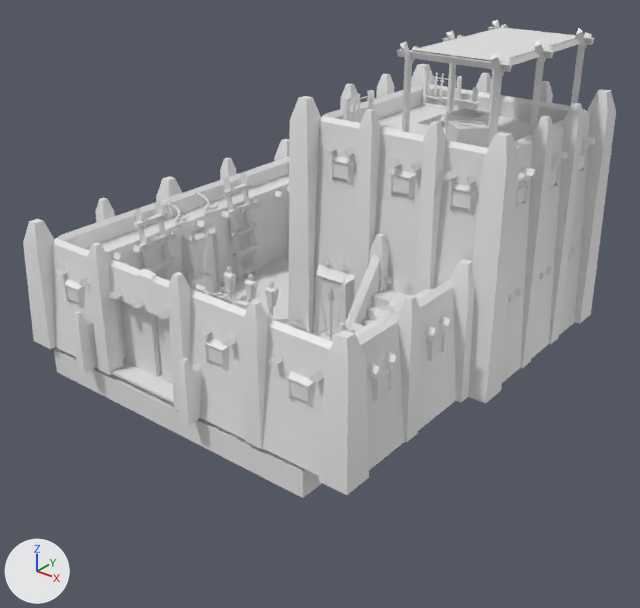
The COLLADA model art/meshes/structural/mande/fortress.dae: old version first, new version second.
The view is the same before and after, from a 50 mm camera at (30.3, -38.3, 25.2) aimed at (1.1, -1.7, 2.6). Lighting does not change. The marker at lower left points along +X, +Y and +Z. The first picture is the older version.

The first picture shows 'fortress'.
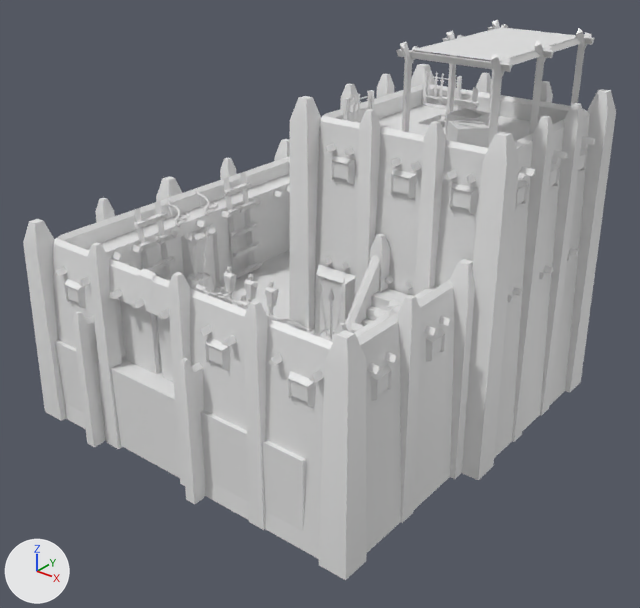
The change, as a diff of the scene's bpy script:
```diff
--- a/art/meshes/structural/mande/fortress.dae.py
+++ b/art/meshes/structural/mande/fortress.dae.py
@@ me_esfera_2647 @@
 # used by ob_fortress; location = (0.0, 0.0, 0.0)
-me_esfera_2647.from_pydata(...)  # 3568 vertices, 5720 faces; spans x -12.5..12.1, y -12.8..12.0, z -1.8..17.7
+me_esfera_2647.from_pydata(...)  # 3556 vertices, 5700 faces; spans x -12.5..12.1, y -12.8..12.0, z -5.0..17.7
+# me_esfera_2647 part 1: the loose piece of 12 vertices spanning x -11.1..8.1, y -11.9..9.4, z -1.8..-0.3 is scaled about its middle by (1, 1, -3.4), then moved by (0.0, 0.0, -1.2)
+# me_esfera_2647 part 2: the loose piece of 12 vertices spanning x -11.1..8.1, y -11.9..9.4, z 0.0..0.2 is deleted
+# me_esfera_2647 part 3
+# 291 vertices in x -12.5..12.1, y -12.8..12.0, z 0.0..0.4 move by (0.0, 0.0, -5.0)
 me_esfera_2647.materials.append(mat_a_a____text_mandé_finais)
```

Location of each change, (x1, y1, x2, y2) in pixels of the pictures (640 x 608 px; the box of a moved part takes in the faces that stretch with it):
'fortress', reshaped (17% taller): before (23, 20, 616, 498); after (23, 20, 616, 580)
part 1 of me_esfera_2647, moved or reshaped: before (54, 349, 322, 498); after (55, 250, 315, 531)
part 2 of me_esfera_2647, deleted (mostly hidden): before (112, 252, 314, 404)
part 3 of me_esfera_2647, moved or reshaped: before (24, 168, 609, 495); after (24, 168, 609, 580)
